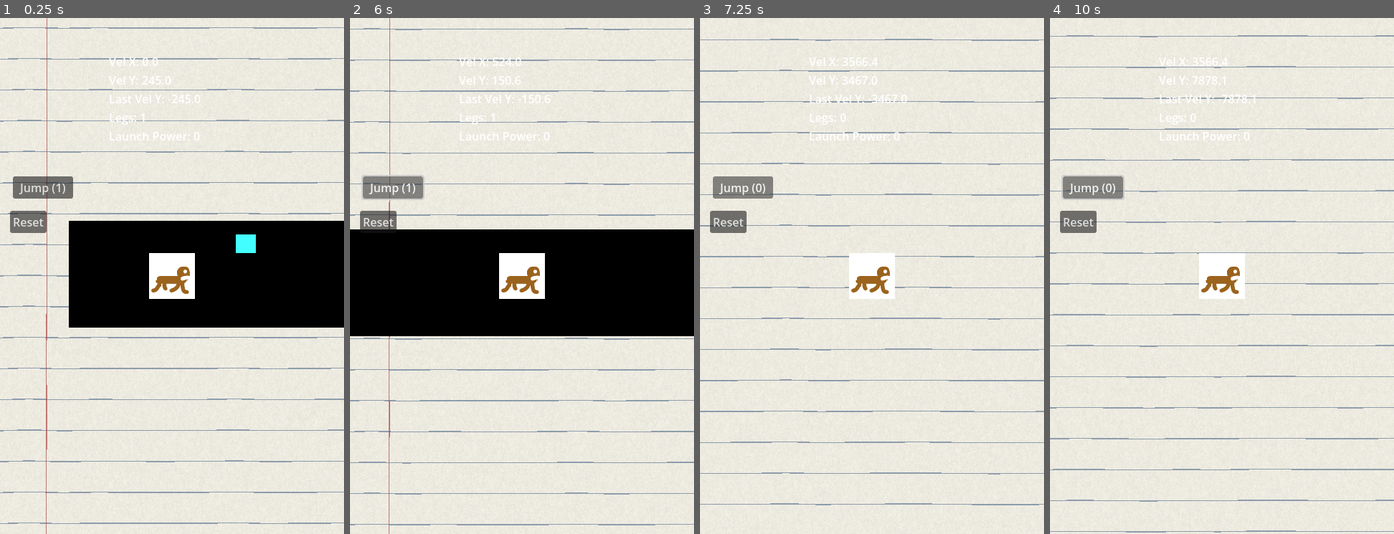
Above: before the commit, frames 1-4 (left to right).
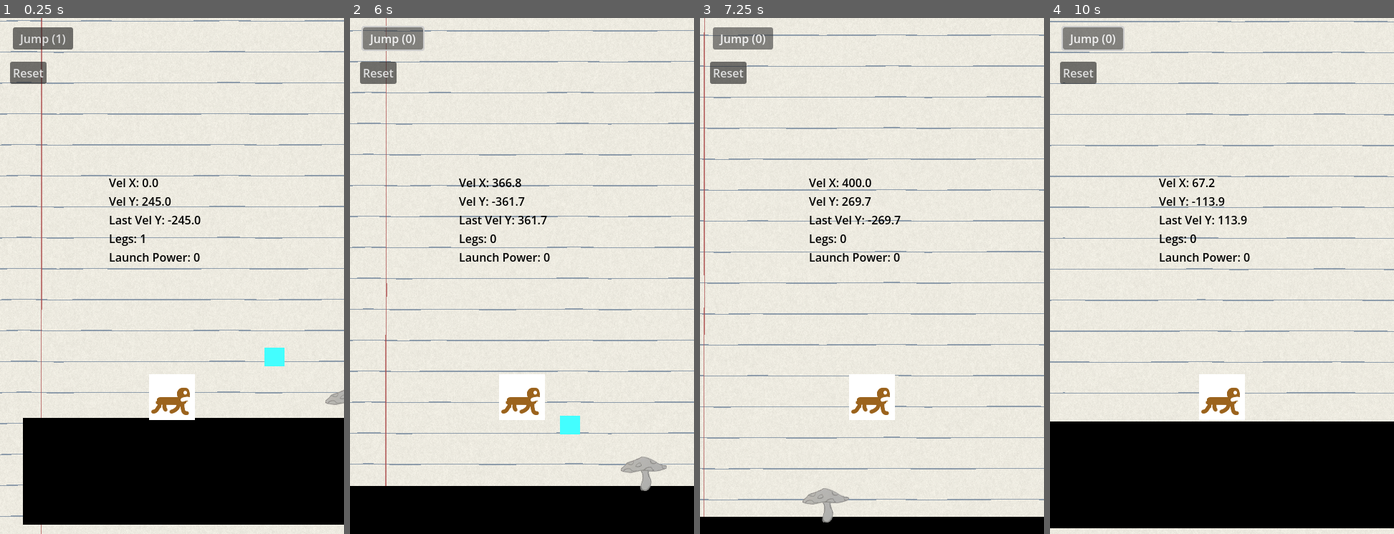
Above: after the commit, the same moments.

Repository: TOMYAAAAAH/paf-la-mite
Game: Godot game, scene res://main.tscn
Two runs of this game, one before a commit and one after it. Both use one fixed random seed, a clock stepped at 60 frames per second and the inputs below.
Inputs:
- Up to frame 1 (0.25 s): no input
- Up to frame 2 (6 s): click "Jump (1)" at 0.5 s; click "Jump (0)" at 1.25 s; click "Jump (0)" at 2 s; click "Jump (0)" at 2.75 s; click "Reset" at 3.5 s; click "Jump (1)" at 4.25 s; tap Enter (ui_accept) at 5, 5.27 s; hold Tab (launch) 5.03-5.78 s; tap Tab (launch) at 5.85 s
- Up to frame 3 (7.25 s): tap Enter (ui_accept) at 6.02 s; click "Jump (0)" (after the commit: "Jump (1)") at 6.5 s
- Up to frame 4 (10 s): hold Tab (launch) 7.28-8.03 s; tap Tab (launch) at 8.1, 9.6 s; tap Enter (ui_accept) at 8.27, 9.02, 9.77 s; hold Tab (launch) 8.78-9.53 s

The runs differ from the first frame. In frame 1, 45% of the frame differs, in the area x 0-100%, y 0-100%; in frame 2, 40%; in frame 3, 15%; in frame 4, 31%.

Commit message:
new bouncer

Diff:
--- a/bouncer.gd
+++ b/bouncer.gd
@@ -1,15 +1,13 @@
 extends Area2D
 
+signal bouncer_sm_hit
 
-# Called when the node enters the scene tree for the first time.
-func _ready() -> void:
-	pass # Replace with function body.
+@onready var collision_shape = $CollisionShape2D
 
+func _ready():
+	body_entered.connect(_on_body_entered)
 
-# Called every frame. 'delta' is the elapsed time since the previous frame.
-func _process(delta: float) -> void:
-	pass
-
-
-func _on_body_entered(body: Node2D) -> void:
-	pass # Replace with function body.
+func _on_body_entered(body):
+	if body.name == "Mite":
+		emit_signal("bouncer_sm_hit")
+		collision_shape.disabled = true
--- a/bouncer.tscn
+++ b/bouncer.tscn
@@ -1,15 +1,21 @@
 [gd_scene format=3 uid="uid://c2angheo0hmqj"]
 
-[sub_resource type="RectangleShape2D" id="RectangleShape2D_ww1wp"]
-size = Vector2(68, 40)
+[ext_resource type="Script" uid="uid://ct7anu88crak2" path="res://bouncer.gd" id="1_38d00"]
+[ext_resource type="Texture2D" uid="uid://bw04peareq5cf" path="res://art/mushroom_s.png" id="2_f2aea"]
 
-[node name="Bouncer" type="StaticBody2D" unique_id=1204321091 groups=["bouncer"]]
+[sub_resource type="CapsuleShape2D" id="CapsuleShape2D_f2aea"]
+radius = 27.0
+height = 78.0
 
-[node name="ColorRect" type="ColorRect" parent="." unique_id=1032122862]
-offset_right = 68.0
-offset_bottom = 40.0
-color = Color(0.70171434, 0.00047784208, 0.7246397, 1)
+[node name="BouncerSM" type="Area2D" unique_id=79131146 groups=["bouncer"]]
+script = ExtResource("1_38d00")
 
 [node name="CollisionShape2D" type="CollisionShape2D" parent="." unique_id=104845290]
 position = Vector2(34, 20)
-shape = SubResource("RectangleShape2D_ww1wp")
+rotation = 1.5707964
+shape = SubResource("CapsuleShape2D_f2aea")
+
+[node name="MushroomS" type="Sprite2D" parent="." unique_id=413692375]
+position = Vector2(34, 21)
+scale = Vector2(0.27401128, 0.2740113)
+texture = ExtResource("2_f2aea")
--- a/hopper.tscn
+++ b/hopper.tscn
@@ -5,7 +5,7 @@
 [sub_resource type="CapsuleShape2D" id="CapsuleShape2D_6wt36"]
 radius = 15.0
 
-[node name="Hopper" type="Area2D" unique_id=708622132 groups=["hopper"]]
+[node name="Hopper" type="Area2D" unique_id=708622132]
 script = ExtResource("1_6wt36")
 
 [node name="CollisionShape2D" type="CollisionShape2D" parent="." unique_id=1317942486]
--- a/main.tscn
+++ b/main.tscn
@@ -26,35 +26,35 @@
 script = ExtResource("1_lquwl")
 
 [node name="Floor" parent="." unique_id=215917808 instance=ExtResource("2_h2yge")]
-position = Vector2(-19, -127)
+position = Vector2(-6, 46)
 
 [node name="Mite" parent="." unique_id=693137260 instance=ExtResource("1_0xm2m")]
-position = Vector2(80, 499)
+position = Vector2(157, 566)
 
 [node name="Bouncer" parent="." unique_id=200657326 instance=ExtResource("4_1bvp3")]
-position = Vector2(452, 490)
+position = Vector2(369, 557)
 
 [node name="Bouncer2" parent="." unique_id=1204321091 instance=ExtResource("4_1bvp3")]
-position = Vector2(1054, 490)
+position = Vector2(598, 558)
 
 [node name="CanvasLayer" type="CanvasLayer" parent="." unique_id=933197081]
 
 [node name="ResetButton" type="Button" parent="CanvasLayer" unique_id=485472565]
 offset_left = 14.0
-offset_top = 269.0
+offset_top = 61.0
 offset_right = 65.0
-offset_bottom = 300.0
+offset_bottom = 92.0
 text = "Reset"
 
 [node name="JumpButton" type="Button" parent="CanvasLayer" unique_id=36778432]
 offset_left = 18.0
-offset_top = 221.0
+offset_top = 13.0
 offset_right = 102.0
-offset_bottom = 252.0
+offset_bottom = 44.0
 text = "Sauter (n)"
 
 [node name="Hopper" parent="." unique_id=708622132 instance=ExtResource("6_7mycd")]
-position = Vector2(183, 454)
+position = Vector2(300, 510)
 
 [node name="ProceduralBackground" type="CanvasLayer" parent="." unique_id=2000960349]
 layer = -1
@@ -66,6 +66,7 @@
 anchor_bottom = 1.0
 grow_horizontal = 2
 grow_vertical = 2
+metadata/_edit_lock_ = true
 
 [connection signal="pressed" from="CanvasLayer/ResetButton" to="." method="_on_reset_button_pressed"]
 [connection signal="leg_collected" from="Hopper" to="Mite" method="_on_leg_collected"]
--- a/mite.gd
+++ b/mite.gd
@@ -28,6 +28,7 @@
 # --- Initialization ---
 func _ready():
 	_setup_hopper_connections()
+	_setup_bouncer_connections()
 	_update_jump_button()
 	jump_button.pressed.connect(_on_jump)
 
@@ -36,6 +37,11 @@
 	for hopper in hoppers:
 		hopper.leg_collected.connect(_on_leg_collected)
 
+func _setup_bouncer_connections():  # NEW
+	var bouncers = get_tree().get_nodes_in_group("bouncer")
+	for bouncer in bouncers:
+		bouncer.bouncer_sm_hit.connect(_on_bouncer_sm_hit)
+
 # --- Physics Process ---
 func _physics_process(delta):
 	_apply_gravity(delta)
@@ -43,7 +49,6 @@
 	_handle_dive_input()
 	_handle_floor_collision()
 	_apply_movement()
-	_handle_bouncer_collisions()
 	_update_debug_label()
 
 # --- Gravity ---
@@ -88,22 +93,10 @@
 		velocity.x = speed
 		move_and_slide()
 
-# --- Bouncer Collisions ---
-func _handle_bouncer_collisions():
-	for i in range(get_slide_collision_count()):
-		var collider = get_slide_collision(i).get_collider()
-		if collider.is_in_group("bouncer"):
-			_apply_bouncer_effect()
-
-func _apply_bouncer_effect():
-	jump_velocity *= BOUNCER_SPEED_MULTIPLIER
-	velocity.y = jump_velocity
-	speed *= BOUNCER_SPEED_MULTIPLIER
-
 # --- Debug Label ---
 func _update_debug_label():
 	velocity_label.text = "Vel X: %.1f\nVel Y: %.1f\nLast Vel Y: %.1f\nLegs: %d\nLaunch Power: %d" % [velocity.x, velocity.y, jump_velocity, leg_count, launch_power]
-	velocity_label.set("theme_override_colors/font_color", Color.WHITE)
+	velocity_label.set("theme_override_colors/font_color", Color.BLACK)
 	velocity_label.set("theme_override_font_sizes/font_size", 16)
 
 # --- Launch Execution ---
@@ -117,6 +110,11 @@
 func _on_leg_collected():
 	leg_count += 1
 	_update_jump_button()
+
+func _on_bouncer_sm_hit():
+	jump_velocity *= BOUNCER_SPEED_MULTIPLIER
+	velocity.y = jump_velocity
+	speed *= BOUNCER_SPEED_MULTIPLIER
 
 # --- Dive ---
 func _on_dive():
--- a/mite.tscn
+++ b/mite.tscn
@@ -41,6 +41,7 @@
 shape = SubResource("CapsuleShape2D_bcwpt")
 
 [node name="Camera2D" type="Camera2D" parent="." unique_id=1144531218]
+offset = Vector2(0, -169)
 
 [node name="VelocityLabel" type="Label" parent="." unique_id=854925634]
 offset_left = -88.0
Not shown, added: art/launcher_body.png.import
Not shown, added: art/launcher_leg.png.import
Not shown, added: art/leg.png.import
Not shown, added: art/mite1.png.import
Not shown, added: art/mushroom_l.png.import
Not shown, added: art/mushroom_s.png.import
